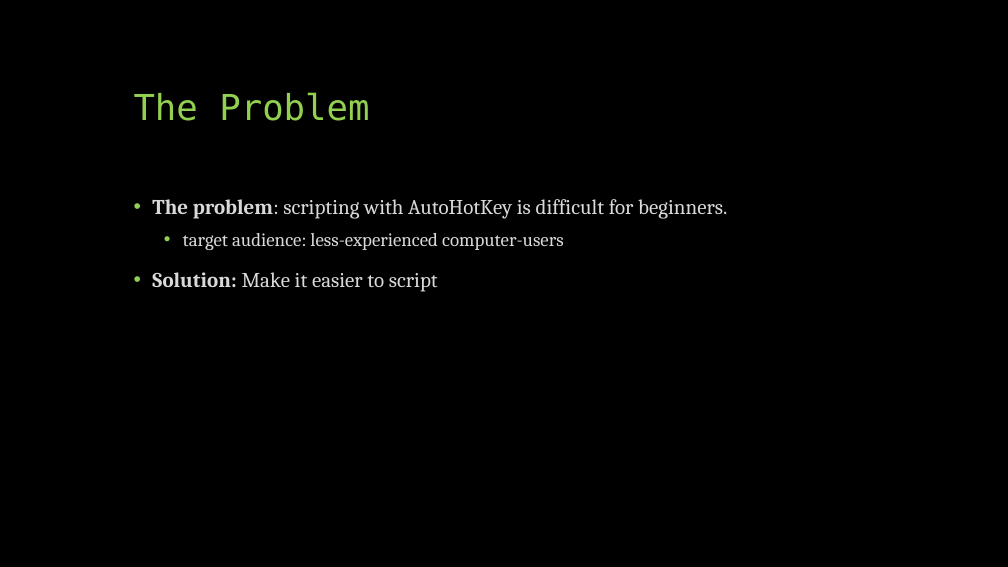
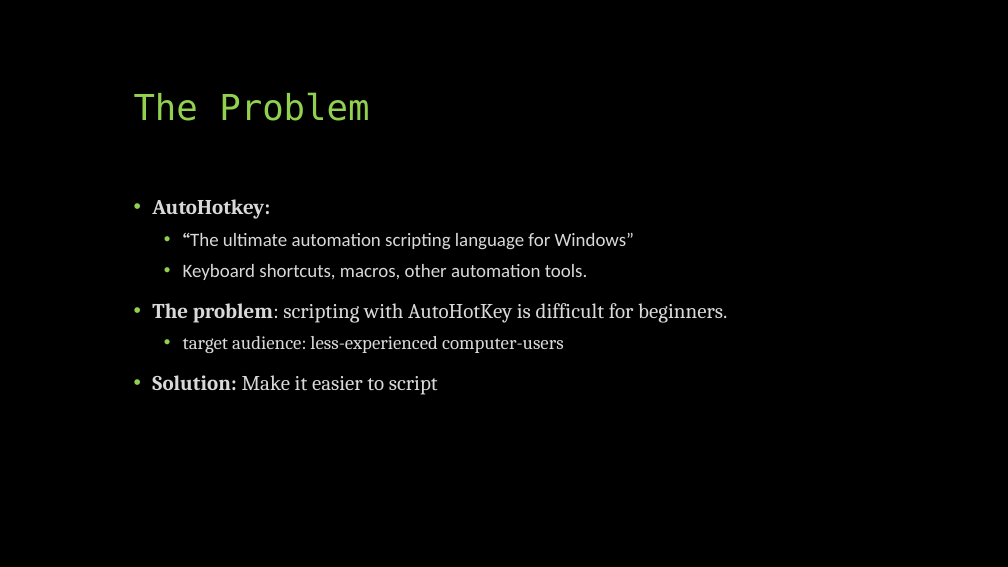
Before and after one commit to CS341-Group-2/sprint-1-presentation, a slide deck: slide 2 of Group 2 Introductory Presentation.pptx. Drawn at 1008x567 pixels with LibreOffice and Linux fonts; fonts in the diff are those of the drawing. Boxes give left, top, right and bottom in pixels: in the first picture for what was removed or moved away, otherwise in the second. Text is boxed around its words. In the diff, an @@ line names an element or a change of style, - is before the commit and + after.

```diff
--- a/Group 2 Introductory Presentation.pptx
+++ b/Group 2 Introductory Presentation.pptx
@@ text at <box>152,199,634,280</box>: paragraphs added @@
+• AutoHotkey:
+  • “The ultimate automation scripting language for Windows”
+  • Keyboard shortcuts, macros, other automation tools.
```
Also in this commit, not shown: 1 other slide changed, 2 other files.
